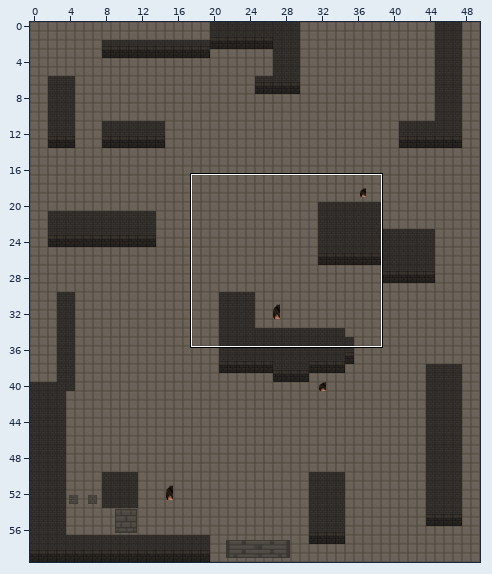
Level history. Tiled map: assets/maps/leopold.tmx. Above, an overview of the earlier version with the close-up marked.
Close-up. Earlier state:
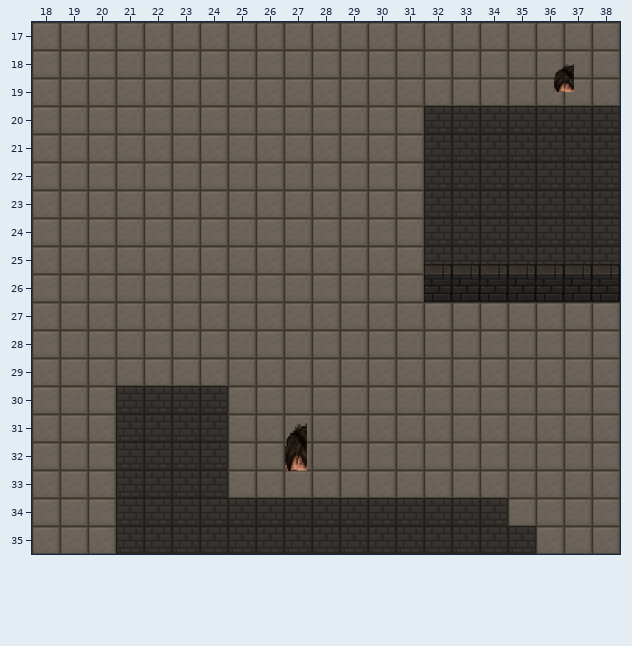
Cells are 100x100 px. Shown: x 18..38, y 17..35. The commit also changed other parts of the map, which this record leaves out.
New version:
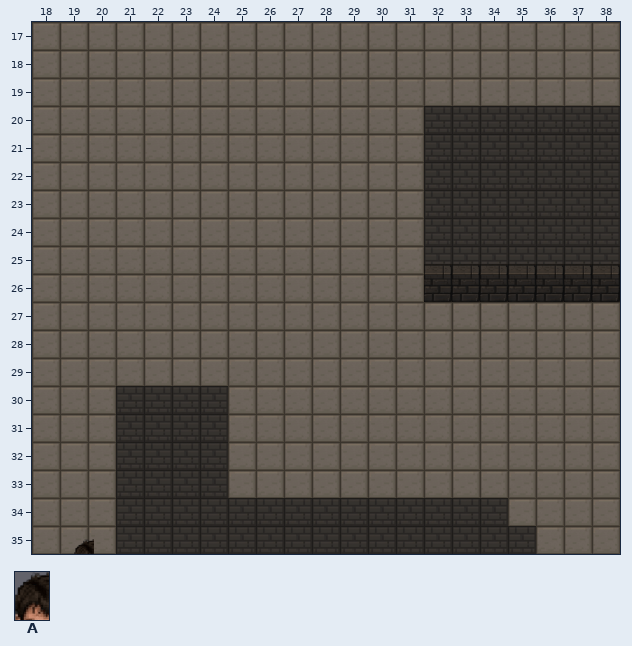
Key: from "igo": A 0.
Objects are placed by their top-left corner, in cells (3,4 is the top-left corner of cell 3,4); size is 1x1 cell unless given.
The exact change:
Layer "npcs":
Object A "filip" at 36.6,18.5 size 0.7x1 becomes A "filip" at 19.5,35.5 size 0.7x1.
Object A "baryga" at 27,31.3 size 0.8x1.7 moves outside this view.
Boxes around the changes in both close-ups, in picture pixels (x1, y1, x2, y2):
old place: (554, 64, 574, 92)
old place: (285, 423, 307, 471)
new place: (74, 539, 94, 554)
